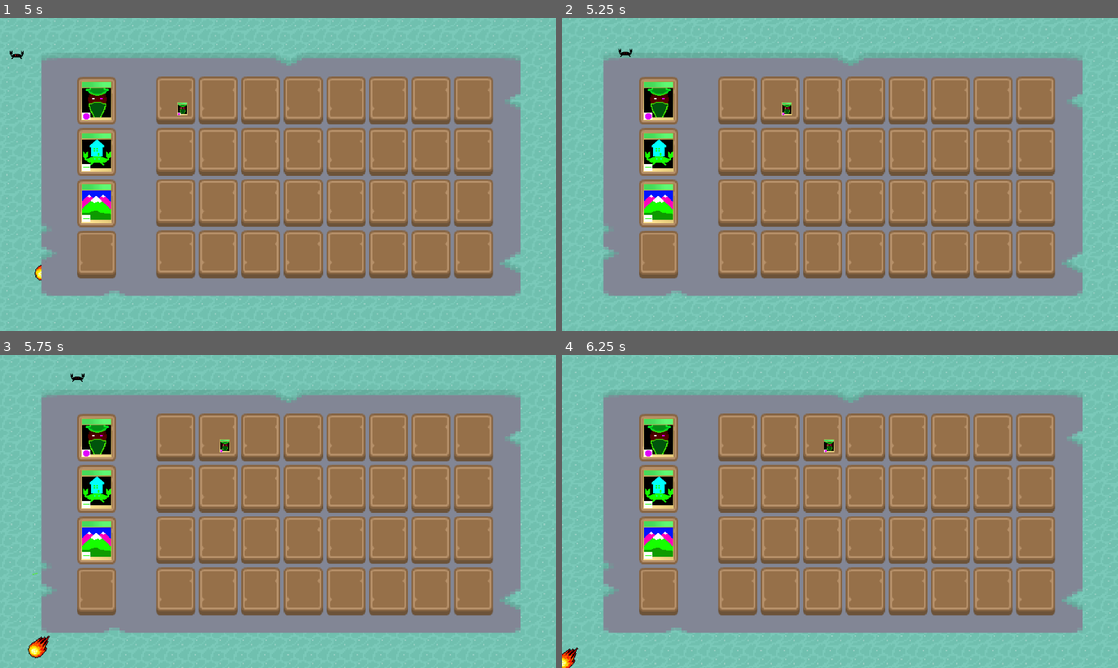
Above: before the commit, frames 1-4 (two rows, left to right).
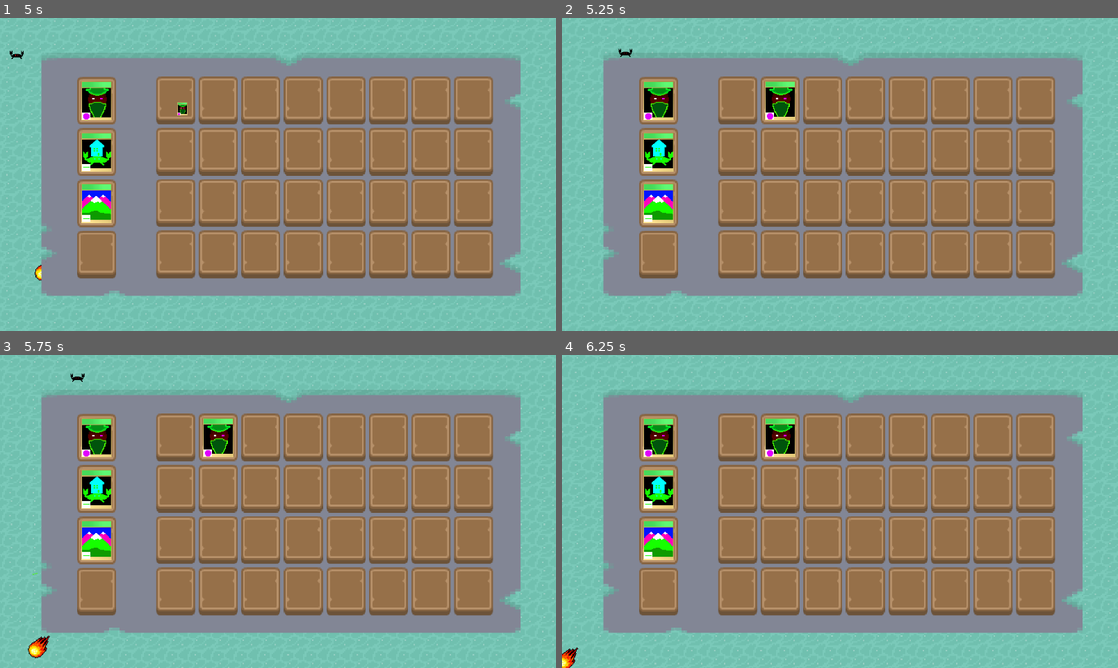
Above: after the commit, the same moments.

Repository: EmeraldKnight2814/iHaveCrabs
Game: Godot game, scene res://World/Main.tscn
Same seed, same stepped clock (60 frames per second), same inputs: the game is played once before the commit and once after it.
Inputs (mouse positions are in pixels of both pictures, inside the frame that each line leads up to):
- Up to frame 1 (5 s): tap Enter at 0.5 s; move the mouse to (400, 158) at 0.52 s; hold Right (ui_right) 0.53-1.28 s; click (400, 158) at 0.6 s; tap Space (ui_select) at 0.77, 1.52, 3.02, 3.77, 4.52 s; move the mouse to (166, 190) at 1.27 s; hold Down (ui_down) 1.28-2.03 s; tap Z (pickup) at 1.35 s; tap Middle mouse button (reset_zoom) at 2 s; move the mouse to (333, 105) at 2.02 s; hold Right (ui_right) 2.03-2.78 s; hold Q (swap_weapon) 2.03-2.78 s; move the mouse to (250, 237) at 2.77 s; hold Up (ui_up) 2.78-3.53 s; tap Mouse wheel up (zoom_in) at 2.85 s; click (250, 237) at 2.92 s; move the mouse to (444, 221) at 3.52 s; hold Mouse wheel down (zoom_out) 3.53-4.28 s; hold Left (ui_left) from 3.53 s (still down); tap E (inventory) at 4.15 s; move the mouse to (177, 99) at 4.27 s; click (177, 99) at 4.35 s
- Up to frame 2 (5.25 s): move the mouse to (778, 99) at 5.02 s; release Left (ui_left) at 5.03 s; hold Down (ui_down) from 5.03 s (still down); hold Z (pickup) from 5.03 s (still down); click (778, 99) at 5.17 s
- Up to frame 3 (5.75 s): keep holding Down (ui_down); keep holding Z (pickup)
- Up to frame 4 (6.25 s): move the mouse to (823, 436) at 5.77 s; release Down (ui_down) at 5.78 s; release Z (pickup) at 5.78 s; hold Right (ui_right) from 5.78 s (still down); tap Q (swap_weapon) at 5.85 s; click (823, 436) at 5.92 s; tap Space (ui_select) at 6.02 s

Frame 1 is identical in both runs. In frame 2, 0.8% of the frame differs, in the area x 35-43%, y 20-34%; in frame 3, 0.8%; in frame 4, 0.8%, in the area x 35-49%, y 20-34%.
Error before the commit: Invalid get index 'ItemCategory' (on base: 'Dictionary'). (res://Inventory/inventory.gd:55)

Commit message:
Finally figured out dictionary issue

Diff:
--- a/Inventory/Slot.gd
+++ b/Inventory/Slot.gd
@@ -13,8 +13,8 @@
 enum SlotType {
 	HOTBAR = 0,
 	INVENTORY,
-	PCARD,
-	XCARD
+	P,
+	X
 }
 
 var slotType = null
--- a/Inventory/inventory.gd
+++ b/Inventory/inventory.gd
@@ -9,15 +9,15 @@
 	for i in range(slots.size()):
 		slots[i].connect("gui_input", self, "slot_gui_input", [slots[i]])
 		slots[i].slot_index = i
-#		slots[i].slotType = SlotClass.SlotType.INVENTORY
+		slots[i].slotType = SlotClass.SlotType.INVENTORY
 
 	for i in range(equip_slots.size()):
 		equip_slots[i].connect("gui_input", self, "slot_gui_input", [equip_slots[i]])
 		equip_slots[i].slot_index = i
-#	equip_slots[0].slotType = SlotClass.SlotType.P
-#	equip_slots[1].slotType = SlotClass.SlotType.P
-#	equip_slots[2].slotType = SlotClass.SlotType.P
-#	equip_slots[3].slotType = SlotClass.SlotType.X
+	equip_slots[0].slotType = SlotClass.SlotType.P
+	equip_slots[1].slotType = SlotClass.SlotType.P
+	equip_slots[2].slotType = SlotClass.SlotType.P
+	equip_slots[3].slotType = SlotClass.SlotType.X
 	initialize_inventory()
 	initialize_equips()
 
@@ -52,7 +52,7 @@
 	var holding_item = find_parent("HUD").holding_item
 	if holding_item == null:
 		return true
-	var holding_item_category = JsonData.item_data[holding_item.item_name]["ItemCategory"]
+	var holding_item_category = JsonData.item_data[holding_item.item_name]["Type"]
 
 	if slot.slotType == SlotClass.SlotType.P:
 		return holding_item_category == "P"
